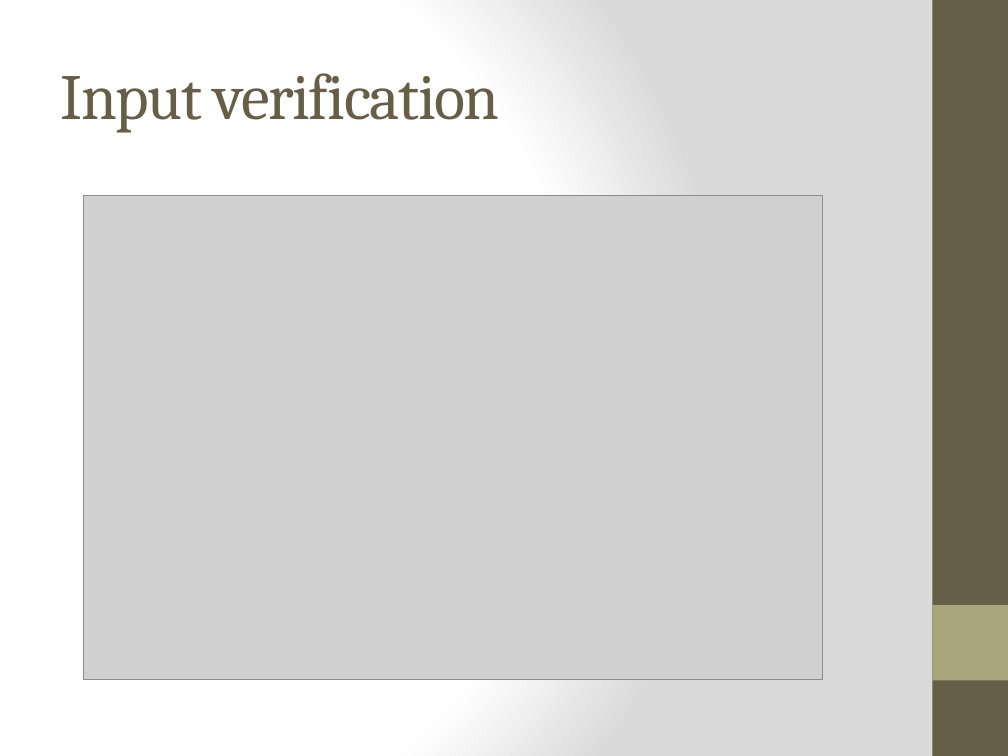
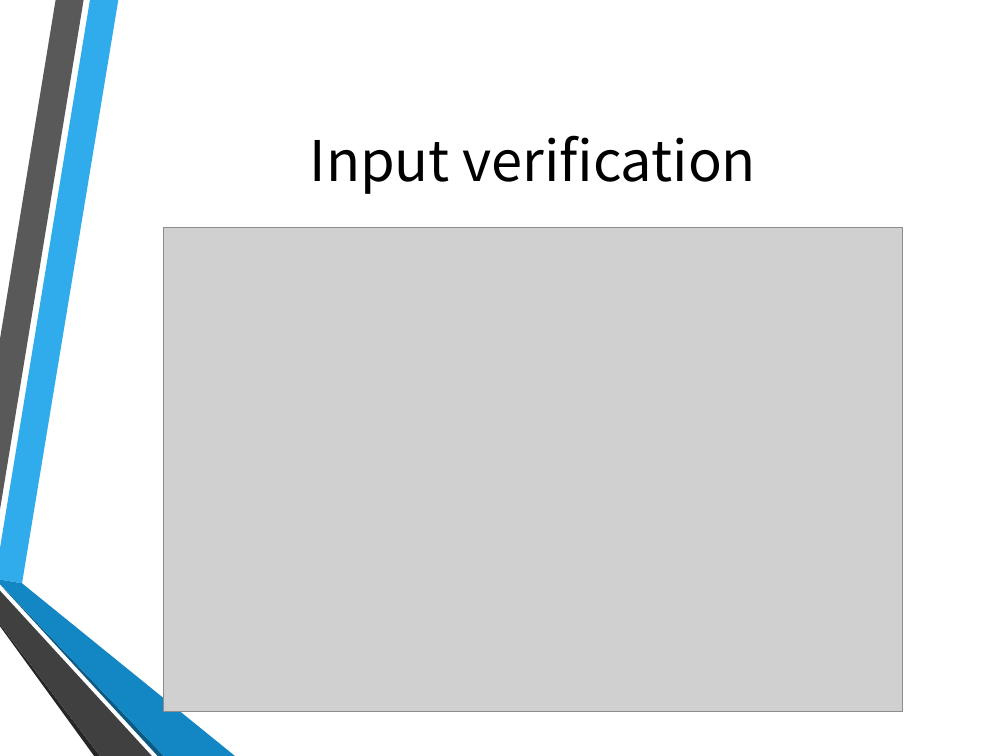
Before and after one commit to hsinewu/pia, a slide deck: slide 16 of Presentation/報告投影片.pptx (slide 15 before the commit). Drawn at 1008x756 pixels with LibreOffice and Linux fonts; fonts in the diff are those of the drawing; grey boxes stand for pictures; background and template pictures are left out. Boxes give left, top, right and bottom in pixels: in the first picture for what was removed or moved away, otherwise in the second. Text is boxed around its words. In the diff, an @@ line names an element or a change of style, - is before the commit and + after.

```diff
--- a/Presentation/報告投影片.pptx
+++ b/Presentation/報告投影片.pptx
@@ background gradient #FFFFFF to #DADADA to picture (left out) @@
@@ rectangle removed at (x1=932, y1=0, x2=1008, y2=756) @@
@@ title "Input verification" moved from (x1=60, y1=73, x2=500, y2=133) to (x1=310, y1=135, x2=756, y2=194) @@
@@ title "Input verification" at (x1=310, y1=135, x2=756, y2=194): size 46 to 40 pt, font Cambria to Noto Sans CJK SC, text colour #675E47 to #000000, letter spacing -1 to 0 pt; alignment left to centre @@
@@ picture moved from (x1=84, y1=196, x2=824, y2=679) to (x1=163, y1=227, x2=903, y2=711) @@
@@ group added at (x1=0, y1=0, x2=235, y2=756): 6 freeform shapes @@
@@ rectangle removed at (x1=932, y1=605, x2=1008, y2=680) @@
```
Also in this commit, not shown: 41 other slides changed, 1 slide added.
